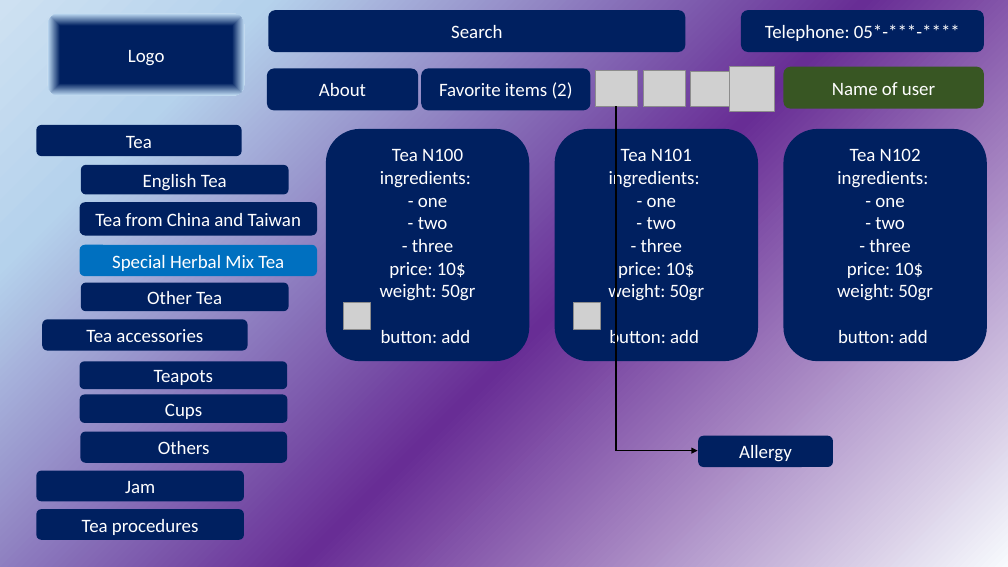
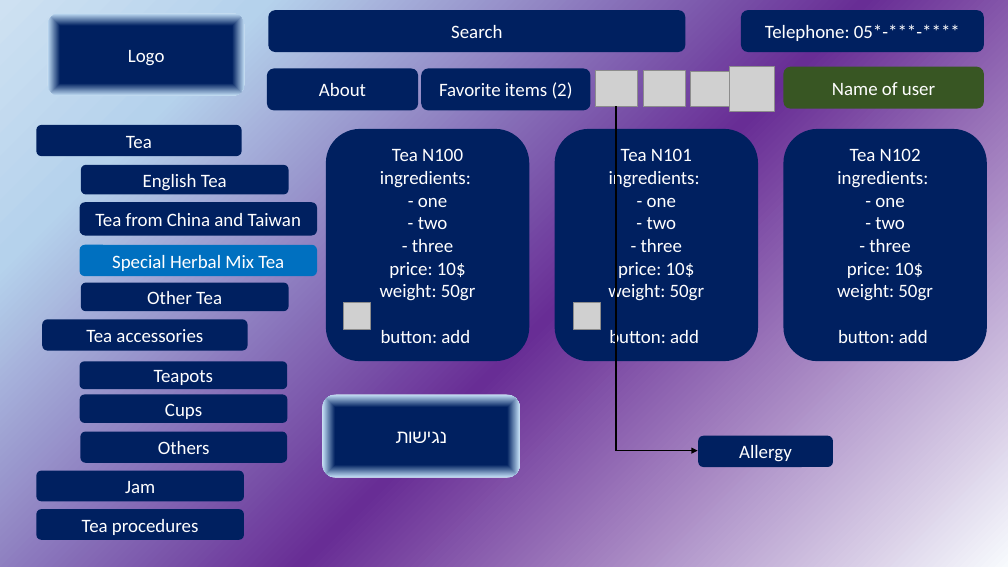
Before and after one commit to EvgeniyaItkina/FinalProject, a slide deck: slide 3 of Presentation project Tea.pptx. Drawn at 1008x567 pixels with LibreOffice and Linux fonts; fonts in the diff are those of the drawing; grey boxes stand for pictures. Boxes give left, top, right and bottom in pixels: in the first picture for what was removed or moved away, otherwise in the second. Text is boxed around its words. In the diff, an @@ line names an element or a change of style, - is before the commit and + after.

```diff
--- a/Presentation project Tea.pptx
+++ b/Presentation project Tea.pptx
@@ rounded rectangle added at (x1=322, y1=395, x2=520, y2=478), fill gradient #002060 to #B5D2EC to #CEE1F2, 18 pt, text #FFFFFF @@
+נגישות
```
Also in this commit, not shown: 1 other slide changed, 14 other files.
